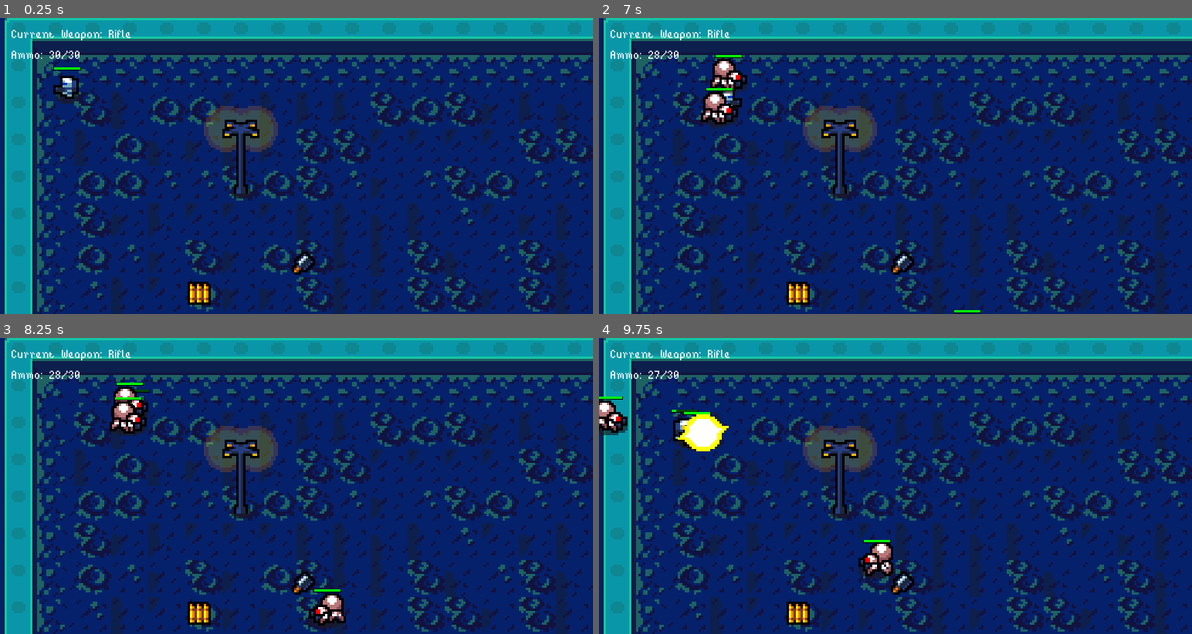
Above: before the commit, frames 1-4 (two rows, left to right).
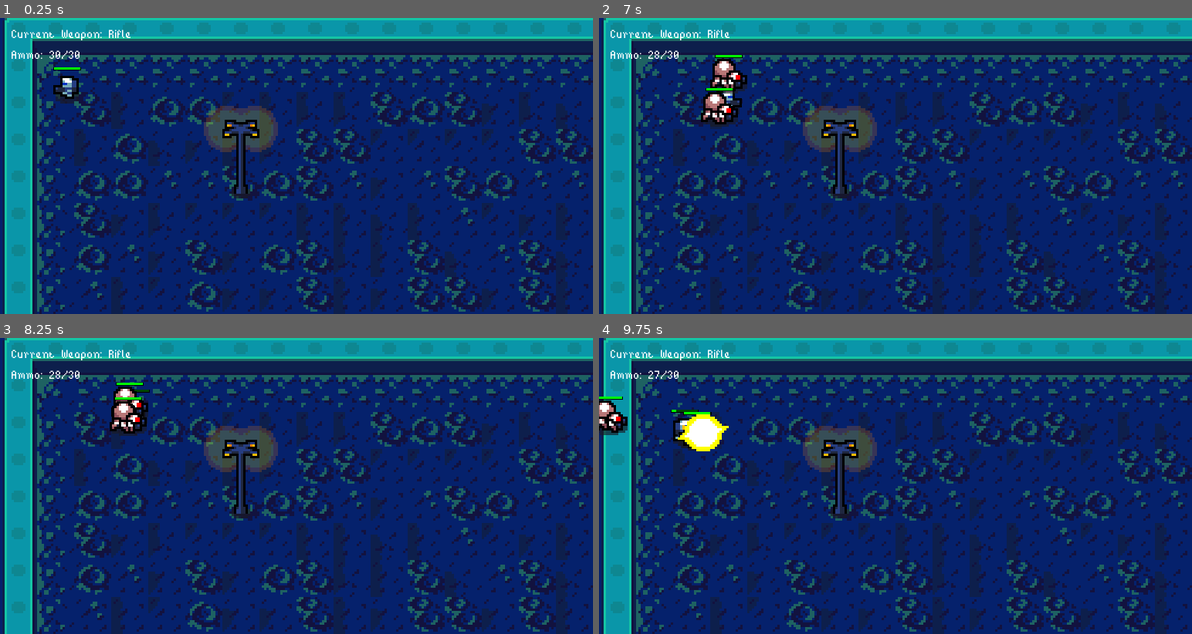
Above: after the commit, the same moments.

Repository: Gui-dev/topdown-shooter
Game: Godot game, scene res://scenes/management/game_level.tscn
The game is run twice, just before and just after one commit, with the same random seed, the same clock (stepped at 60 frames per second) and the same inputs.
Inputs (mouse positions are in pixels of both pictures, inside the frame that each line leads up to):
- Up to frame 1 (0.25 s): no input
- Up to frame 2 (7 s): move the mouse to (1025, 151) at 0.52 s; hold Right (ui_right) 0.53-1.28 s; click (1025, 151) at 0.67 s; tap Space (ui_select) at 0.77, 1.52, 3.02, 3.77, 4.52, 6.02, 6.77 s; move the mouse to (776, 180) at 1.27 s; hold Down (ui_down) 1.28-2.03 s; move the mouse to (954, 100) at 2.02 s; hold Right (ui_right) 2.03-2.78 s; move the mouse to (865, 225) at 2.77 s; hold Up (ui_up) 2.78-3.53 s; click (865, 225) at 2.92 s; move the mouse to (1073, 210) at 3.52 s; hold Left (ui_left) 3.53-5.03 s; move the mouse to (717, 121) at 4.27 s; move the mouse to (925, 166) at 5.02 s; hold Down (ui_down) 5.03-5.78 s; click (925, 166) at 5.17 s; move the mouse to (806, 92) at 5.77 s; hold Right (ui_right) 5.78-6.53 s; move the mouse to (1025, 151) at 6.52 s; hold Up (ui_up) from 6.53 s (still down)
- Up to frame 3 (8.25 s): move the mouse to (177, 500) at 7.27 s; release Up (ui_up) at 7.28 s; hold Right (ui_right) 7.28-8.03 s; click (177, 500) at 7.42 s; tap Space (ui_select) at 7.52 s; move the mouse to (355, 420) at 8.02 s; hold Down (ui_down) from 8.03 s (still down)
- Up to frame 4 (9.75 s): move the mouse to (865, 545) at 8.77 s; release Down (ui_down) at 8.78 s; hold Left (ui_left) 8.78-9.53 s; tap Space (ui_select) at 9.02 s; move the mouse to (1073, 530) at 9.52 s; hold Up (ui_up) from 9.53 s (still down); click (1073, 530) at 9.67 s

The runs differ from the first frame. In frame 1, 0.5% of the frame differs, in the area x 31-54%, y 78-97%; in frame 2, 0.5%; in frame 3, 1.0%; in frame 4, 1.1%, in the area x 31-54%, y 68-97%.

Commit message:
refactor: remove Spider enemy

Diff:
--- a/project.godot
+++ b/project.godot
@@ -49,6 +49,11 @@
 "language": "GDScript",
 "path": "res://scripts/player/grenade.gd"
 }, {
+"base": "Area2D",
+"class": "Health",
+"language": "GDScript",
+"path": "res://scripts/environments/health.gd"
+}, {
 "base": "TextureProgress",
 "class": "HealthBar",
 "language": "GDScript",
@@ -93,6 +98,7 @@
 "EnemyHitBox": "",
 "GameLevel": "",
 "Grenade": "",
+"Health": "",
 "HealthBar": "",
 "HitboxArea": "",
 "Interface": "",
--- a/scenes/management/game_level.tscn
+++ b/scenes/management/game_level.tscn
@@ -7,8 +7,6 @@
 [ext_resource path="res://scripts/management/game_level.gd" type="Script" id=5]
 [ext_resource path="res://scenes/enemies/spider.tscn" type="PackedScene" id=6]
 [ext_resource path="res://scripts/management/layered_objects.gd" type="Script" id=7]
-[ext_resource path="res://scenes/player/projectile/main_weapon_ammo.tscn" type="PackedScene" id=8]
-[ext_resource path="res://scenes/player/projectile/grenade_ammo.tscn" type="PackedScene" id=9]
 
 [sub_resource type="ConvexPolygonShape2D" id=2]
 points = PoolVector2Array( 0, 0, 16, 0, 16, 16, 0, 16 )
@@ -1250,15 +1248,4 @@
 one_shot = true
 autostart = true
 
-[node name="Spider" parent="." instance=ExtResource( 6 )]
-position = Vector2( 288, 161 )
-collision_layer = 1
-collision_mask = 1
-
-[node name="MainWeaponAmmo" parent="." instance=ExtResource( 8 )]
-position = Vector2( 86, 119 )
-
-[node name="GrenadeAmmo" parent="." instance=ExtResource( 9 )]
-position = Vector2( 131, 106 )
-
 [connection signal="timeout" from="layered_objects/timer" to="layered_objects" method="_on_timer_timeout"]
Not shown: 1 places in scenes/management/game_level.tscn that only renumber resources
